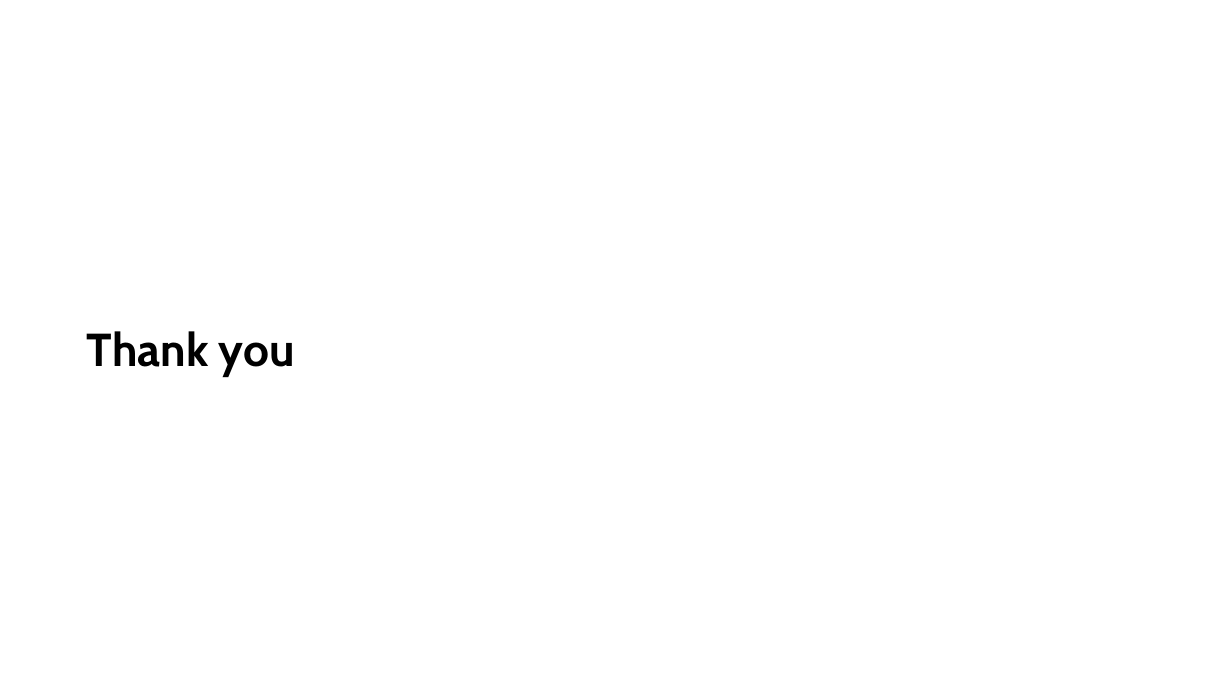
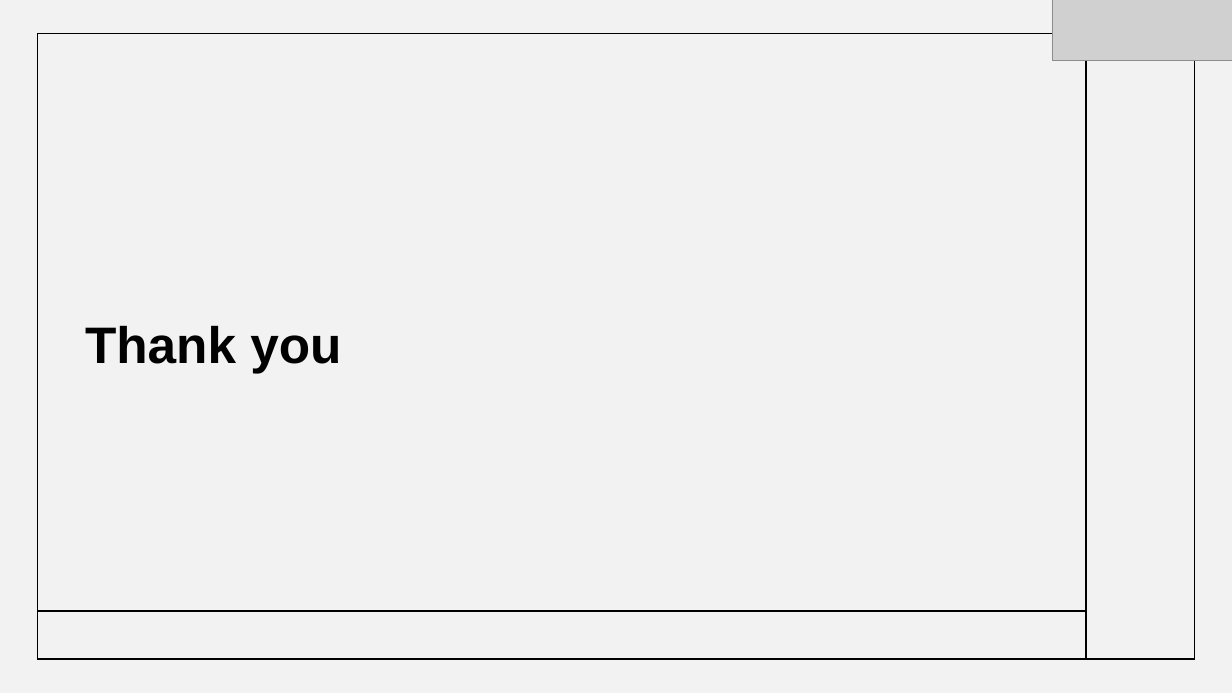
Before and after one commit to 2010030151-satya/Music-generation, a slide deck: slide 15 of presentations/aids_review1.pptx (slide 14 before the commit). Drawn at 1232x693 pixels with LibreOffice and Linux fonts; fonts in the diff are those of the drawing; grey boxes stand for pictures. Boxes give left, top, right and bottom in pixels: in the first picture for what was removed or moved away, otherwise in the second. Text is boxed around its words. In the diff, an @@ line names an element or a change of style, - is before the commit and + after.

```diff
--- a/presentations/aids_review1.pptx
+++ b/presentations/aids_review1.pptx
@@ rectangle added at [0, 0, 1232, 693], fill #000000 at 5% opacity @@
@@ picture added at [1053, 0, 1232, 60] @@
@@ rectangle added at [37, 34, 1195, 660], outline #000000 1 pt @@
@@ line added from (1086, 34) to (1086, 659), #000000 1 pt @@
@@ title "Thank you" at [85, 325, 341, 373]: size 36 to 40 pt, font Cabin to Arial; line spacing 46pt to 0.9 @@
@@ line added from (38, 611) to (1086, 611), #000000 1 pt @@
```
Also in this commit, not shown: 13 other slides changed, 1 slide added, 2 other files.
